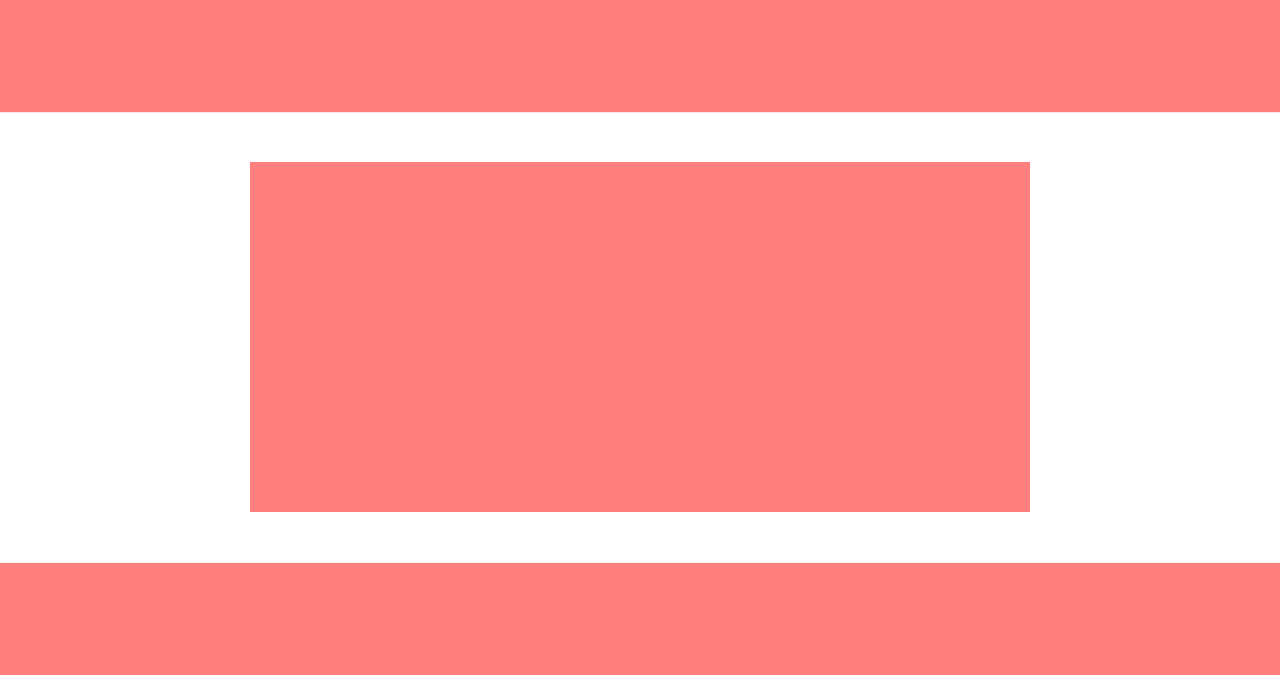
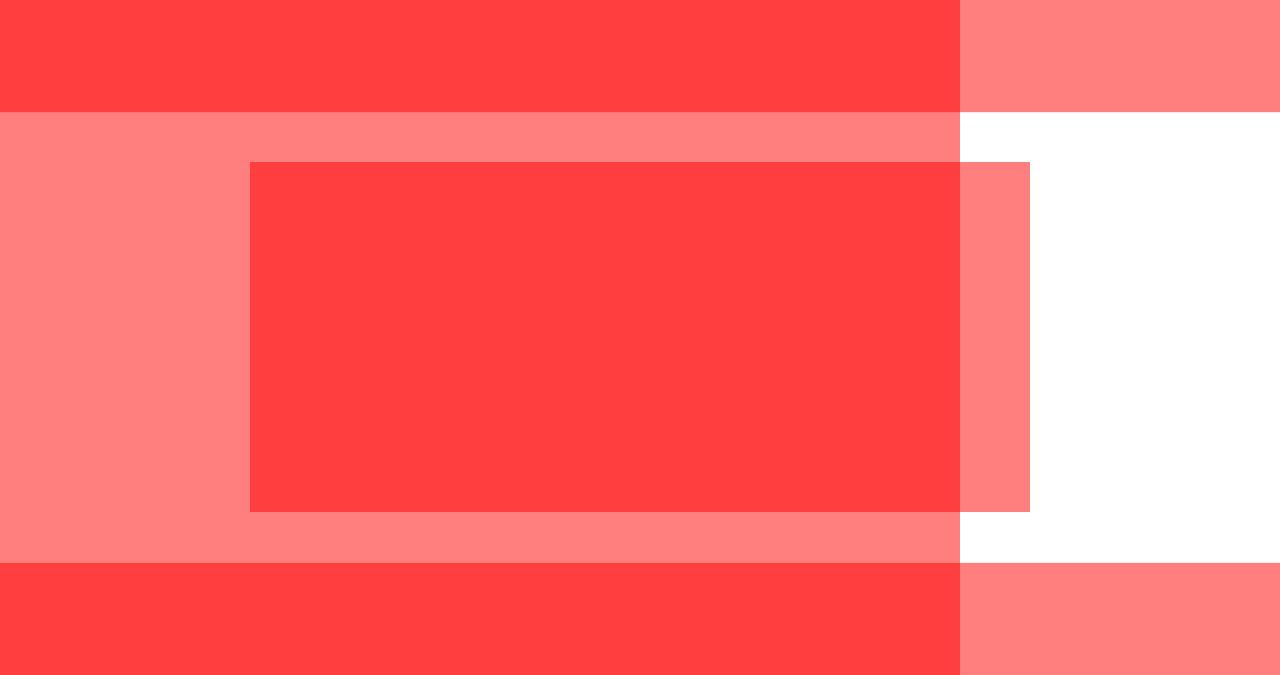
Before/after of a 1280×675 layered artwork. What changed in the layer stack:
added group "preview image" with 1 layers above "page banner" over [0, 0, 960, 675]
added layer "780px content area copy" (50%) in group "preview image" over [0, 0, 960, 675]
